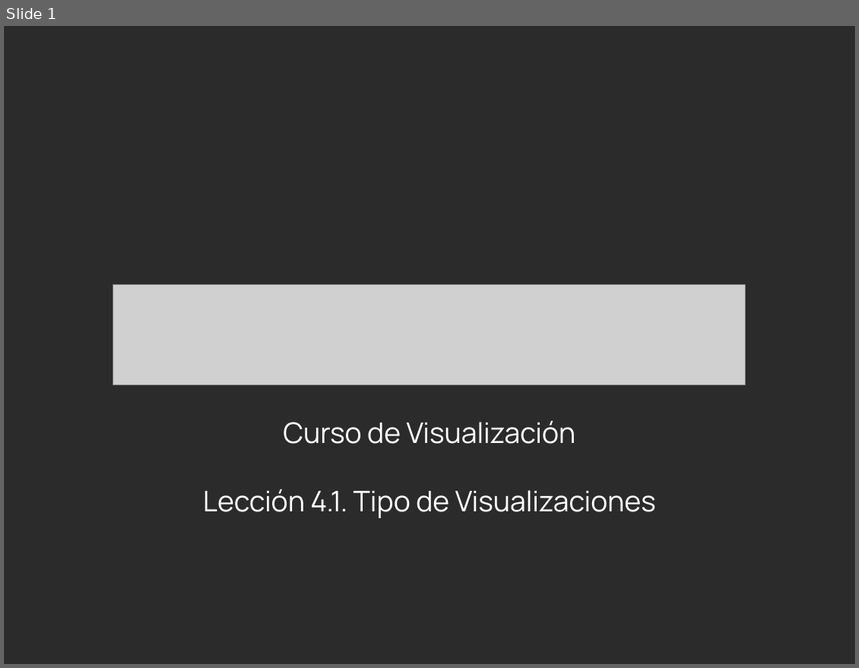
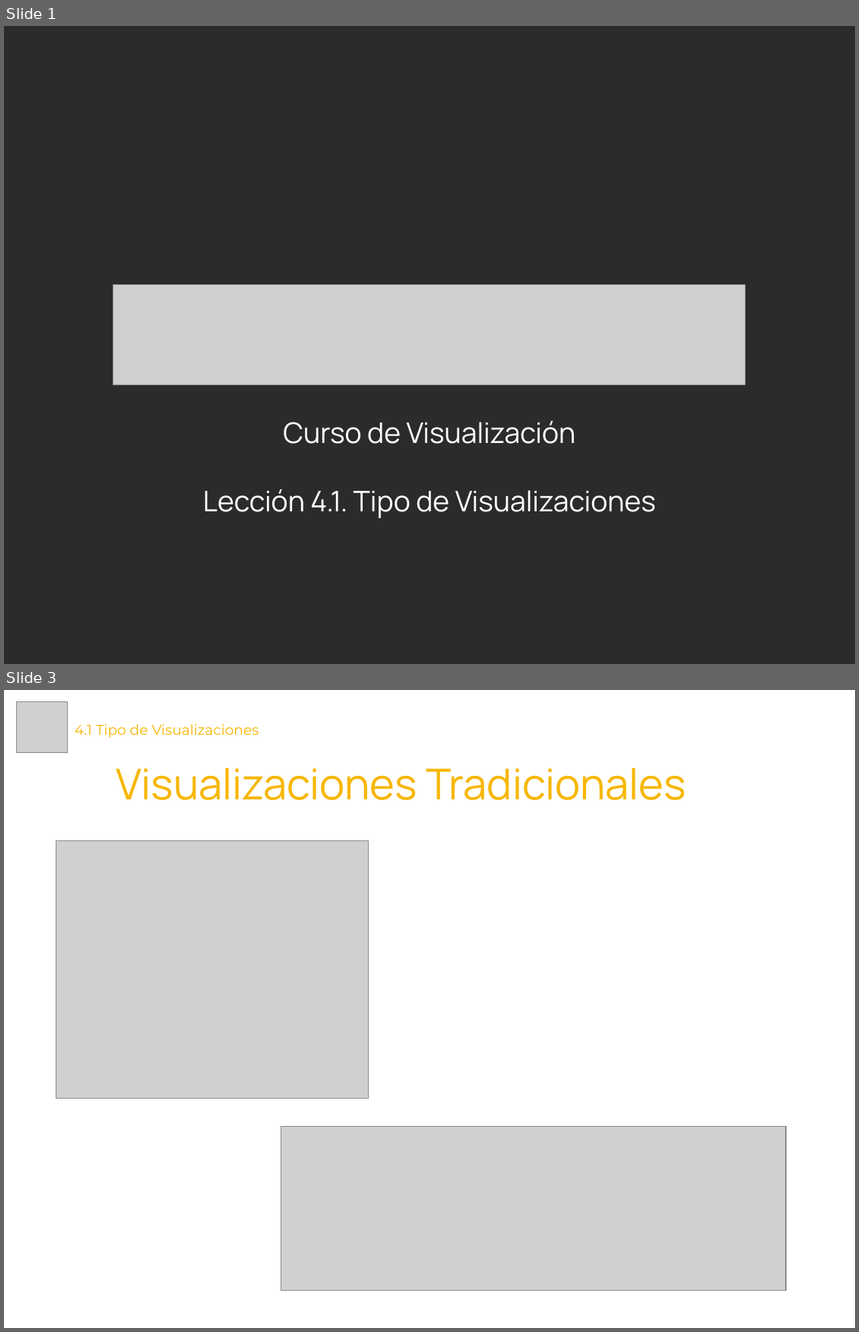
Before and after one commit to Laboratoria/curriculum, a slide deck: 18-data-visualization/Contenido Semana 2/4.1. Presentación - Tipo de Visualizaciones.pptx. Shown one above the other, each under a label of ours: slide 1 before the commit, slides 1 and 3 after it; the slides between them are not shown. The pictures are 859x668 and 859x1332 pixels, drawn with LibreOffice and Linux fonts; fonts in the diff are those of the drawing; grey boxes stand for pictures; background and template pictures are left out; a plain dark background stands for a picture behind light text. Boxes give left, top, right and bottom in pixels: in the first picture for what was removed or moved away, otherwise in the second. Text is boxed around its words. In the diff, an @@ line names an element or a change of style, - is before the commit and + after.

```diff
--- a/18-data-visualization/Contenido Semana 2/4.1. Presentación - Tipo de Visualizaciones.pptx
+++ b/18-data-visualization/Contenido Semana 2/4.1. Presentación - Tipo de Visualizaciones.pptx
@@ slide 3 added at bbox=[4, 690, 855, 1328], background #FFFFFF @@
@@ picture added at bbox=[16, 702, 67, 753] @@
@@ text added at bbox=[75, 724, 259, 738], 12 pt, text #F7B600 @@
+4.1 Tipo de Visualizaciones
@@ text added at bbox=[116, 768, 686, 800], 36 pt, text #F7B600 @@
+Visualizaciones Tradicionales
@@ picture added at bbox=[56, 840, 367, 1099] @@
@@ picture added at bbox=[281, 1127, 785, 1291] @@
```
Also in this commit, not shown: 1 slide changed, 5 other slides added, 5 other files.
